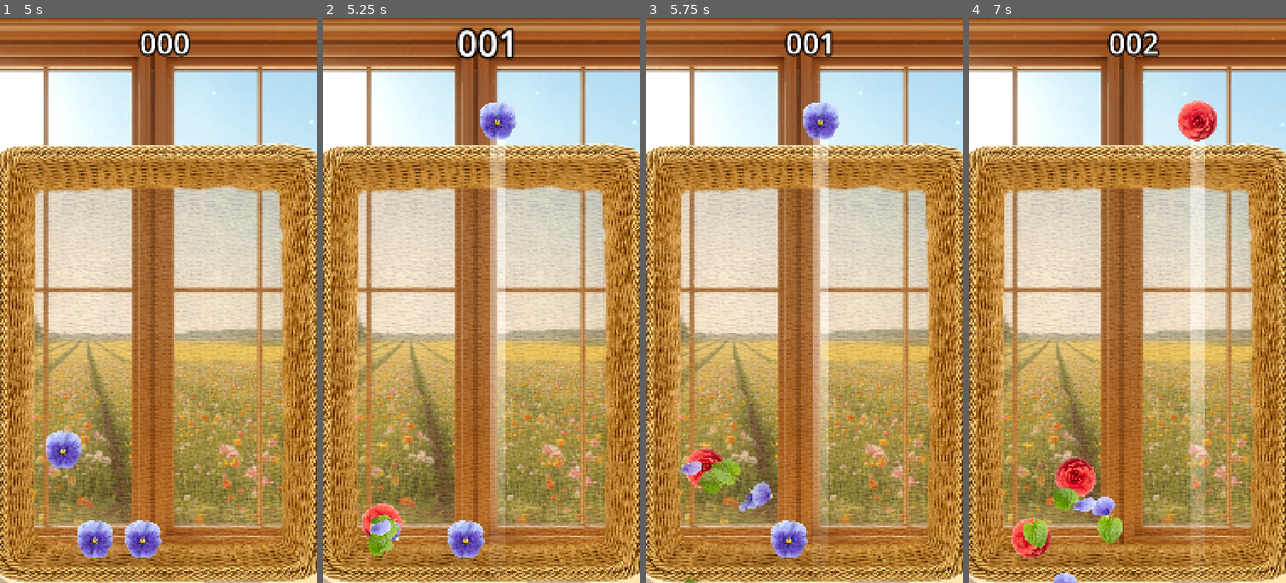
Above: before the commit, frames 1-4 (left to right).
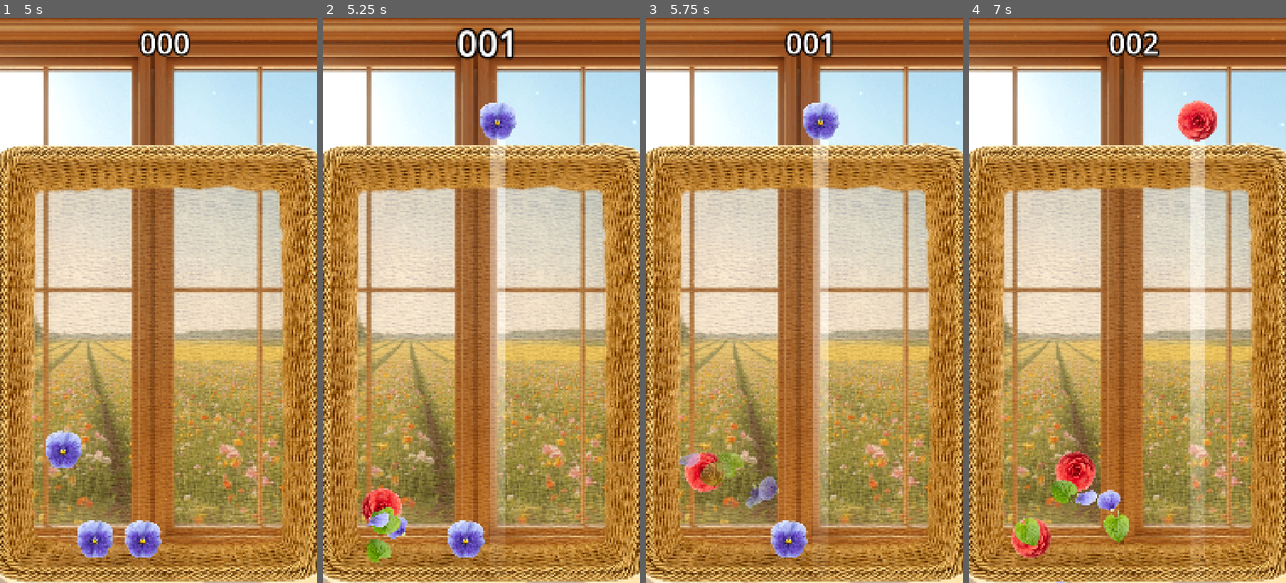
Above: after the commit, the same moments.

Repository: justkuzan/SuikaGame
Game: Godot game, scene res://Core/Level/Level.tscn
Two runs of this game, one before a commit and one after it. Both use one fixed random seed, a clock stepped at 60 frames per second and the inputs below.
Inputs (mouse positions are in pixels of both pictures, inside the frame that each line leads up to):
- Up to frame 1 (5 s): tap Enter at 0.5, 2.75 s; move the mouse to (228, 272) at 0.52 s; press the mouse at (228, 272) at 0.53 s; tap Space at 1.25, 4.25 s; move the mouse to (95, 328) at 1.27 s; release the mouse at (95, 328) at 1.28 s; click (95, 328) at 1.35 s; move the mouse to (190, 176) at 2.02 s; press the mouse at (190, 176) at 2.03 s; move the mouse to (142, 413) at 2.77 s; release the mouse at (142, 413) at 2.78 s; click (142, 413) at 2.85 s; move the mouse to (253, 385) at 3.52 s; press the mouse at (253, 385) at 3.53 s; move the mouse to (63, 215) at 4.27 s; release the mouse at (63, 215) at 4.28 s; click (63, 215) at 4.35 s
- Up to frame 2 (5.25 s): move the mouse to (497, 300) at 5.02 s; press the mouse at (497, 300) at 5.03 s
- Up to frame 3 (5.75 s): no input
- Up to frame 4 (7 s): move the mouse to (1079, 159) at 5.77 s; release the mouse at (1079, 159) at 5.78 s; click (1079, 159) at 5.85 s; move the mouse to (1197, 272) at 6.52 s; press the mouse at (1197, 272) at 6.53 s

Frame 1 is identical in both runs. In frame 2, 1.2% of the frame differs, in the area x 12-27%, y 83-97%; in frame 3, 1.4%; in frame 4, 2.2%, in the area x 13-51%, y 76-100%.

Commit message:
MergeController rolled back to the previous version

Diff:
--- a/Core/MergeController/MergeController.gd
+++ b/Core/MergeController/MergeController.gd
@@ -6,51 +6,20 @@
 const SPIN_DIRECTION: Array = [-20.0, 20.0]
 
 @export var flowers_container: Node2D
-@onready var merge_queue_timer: Timer = $"MergeQueue-Timer"
-
-var merge_queue: Array
 
 
 func _ready() -> void:
 	SignalBus.flower_collide.connect(on_flower_collide)
 
 
-# IMPORTANT: Here we not only calculate how the flowers are collided,
-# but also put them into an array to collide them according to a timer
-# This is not critical for the logic, but it affects the juiciness.
 func on_flower_collide(pos: Vector2, data: FlowerData, flower_a: RigidBody2D, flower_b: RigidBody2D) -> void:
 	if flower_a.is_queued_for_deletion() or flower_b.is_queued_for_deletion():
 		return
 
-	var merge_flowers_dict = {
-		"flower_a": flower_a,
-		"flower_b": flower_b,
-		"merge_position": pos,
-		"new_flower_data": data
-	}
+	flower_a.queue_free()
+	flower_b.queue_free()
 
-	merge_queue.append(merge_flowers_dict)
-	if merge_queue_timer.is_stopped(): merge_queue_timer.start()
-
-	flower_a.set_deferred("freeze", true)
-	flower_b.set_deferred("freeze", true)
-	flower_a.set_deferred("collision_layer", 0)
-	flower_b.set_deferred("collision_layer", 0)
-
-
-func _on_merge_queue_timer_timeout() -> void:
-	if merge_queue.size() > 0:
-		var item = merge_queue.pop_front()
-
-		if is_instance_valid(item["flower_a"]):
-			item["flower_a"].queue_free()
-
-		if is_instance_valid(item["flower_b"]):
-			item["flower_b"].queue_free()
-
-			handle_merge_logic.call_deferred(item["merge_position"], item["new_flower_data"])
-			if merge_queue.size() > 0:
-				merge_queue_timer.start()
+	handle_merge_logic.call_deferred(pos, data)
 
 
 func handle_merge_logic(pos: Vector2, data: FlowerData) -> void:
